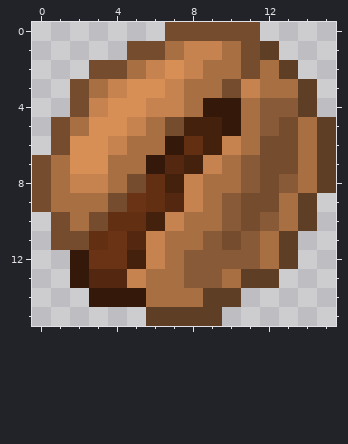
Two versions of one pixel-art sprite, Assets/Character/seed_active.png. This is how it looked before the edit.
The file is 16x16 pixels. Colours within 5 levels of each other are drawn and written as one.
Once edited:
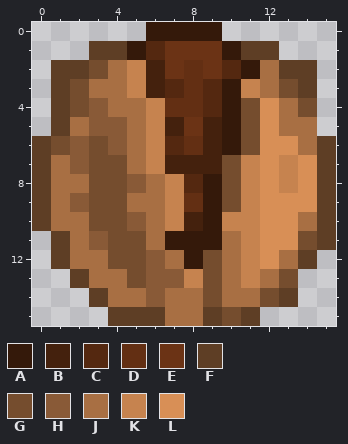
Palette (. is transparent): A #34190a  B #44210d  C #542810  D #632f13  E #6b3315  F #5e3e25  G #754d2e  H #895a37  J #a86f43  K #c6834f  L #d88f56
Changes in this commit:
Changed rows in their new state; - is an unchanged pixel.
first column x 0:
 0 ------AAAA..----
 1 ---FFACEEEAF----
 2 -FF-JKBEDECA--F-
 3 -F--JKBCDCA--G--
 4 -F-HJJ-DDC-GLJG-
 5 -F-HHJKBE--GLJ-.
 6 F-HGH-KC--AGLL--
 7 F-HGG-KB-BGKLKL-
 8 F-JGGHJKCAGKLKL-
 9 F-HG-JJKDAGKLLLF
10 FJ--GHJ-BAKKLLJF
11 -FJHGGJAAAJKLLGF
12 -FJJGGH-AGJKLJF-
13 --FJJGHHKG-KJG--
14 ---FJJH--GJJGF--
15 ----FF-JJ-GF----
